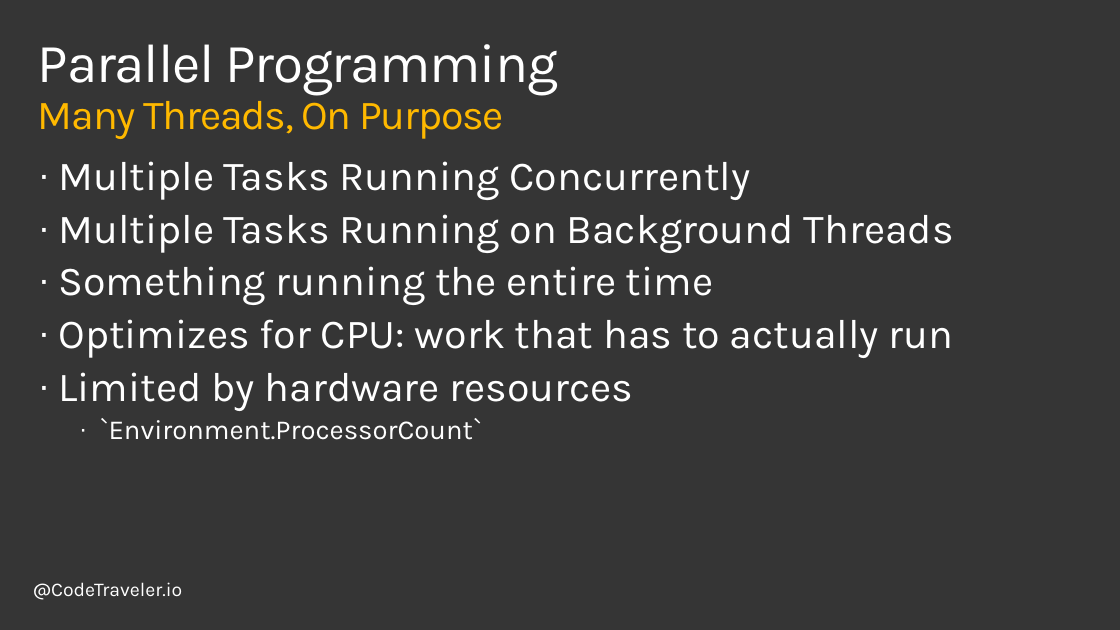
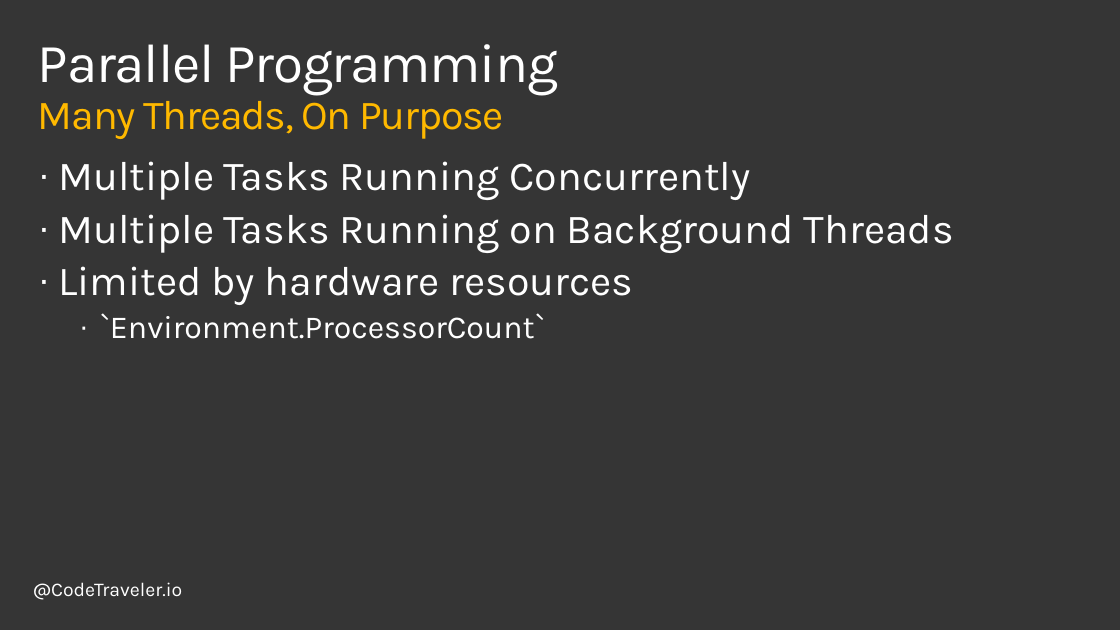
Before and after one commit to TheCodeTraveler/BecomeAnExpertWithAsyncAwait, a slide deck: slide 4 of 5. Asynchronous vs Parallel Programming/AsyncVsParallel.pptx. Drawn at 1120x630 pixels with LibreOffice and Linux fonts; fonts in the diff are those of the drawing; background and template pictures are left out. Boxes give left, top, right and bottom in pixels: in the first picture for what was removed or moved away, otherwise in the second. Text is boxed around its words. In the diff, an @@ line names an element or a change of style, - is before the commit and + after.

Commit message:
Update Asynchronous v Parallel

```diff
--- a/5. Asynchronous vs Parallel Programming/AsyncVsParallel.pptx
+++ b/5. Asynchronous vs Parallel Programming/AsyncVsParallel.pptx
@@ text at <box>58,266,954,358</box>: paragraphs removed @@
-· Something running the entire time
-· Optimizes for CPU: work that has to actually run
@@ text at <box>100,313,545,339</box>: size 24 to 28 pt in "`Environment.ProcessorCount`" @@
```
Also in this commit, not shown: 6 other slides changed, 1 other file.
